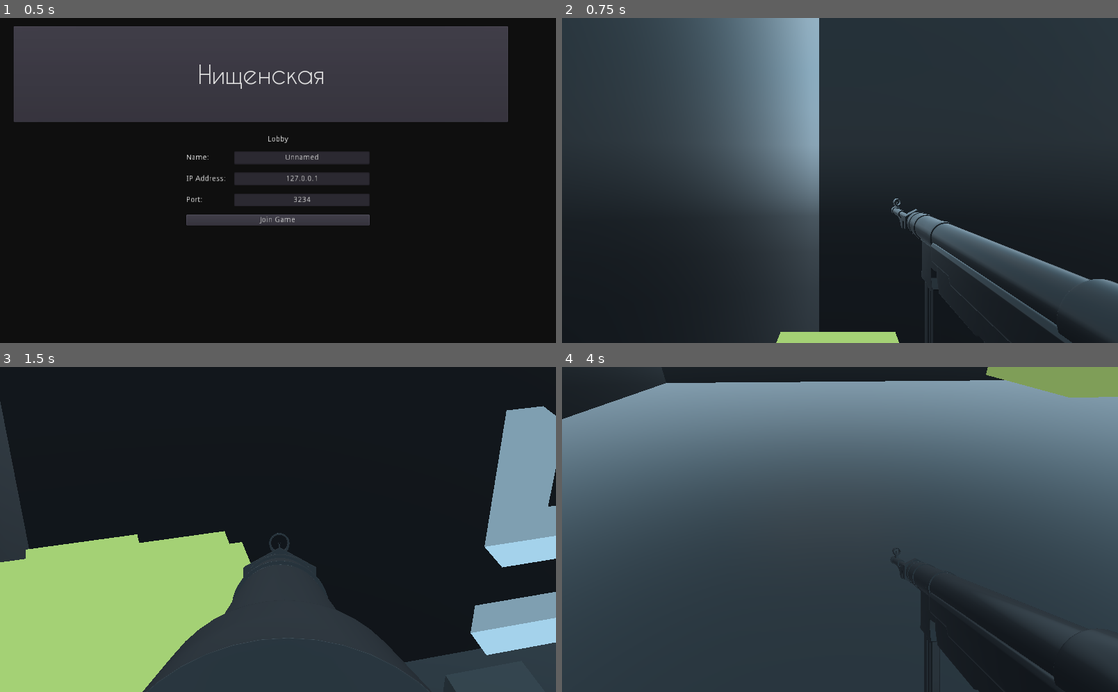
Above: before the commit, frames 1-4 (two rows, left to right).
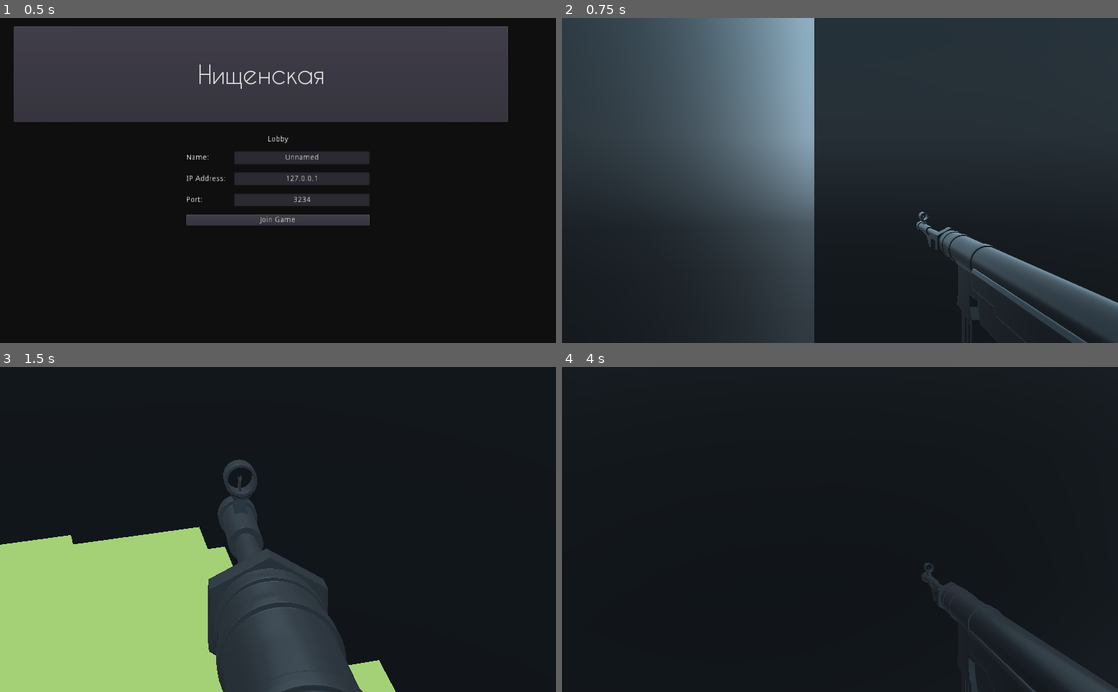
Above: after the commit, the same moments.

Repository: mogilyoy/wb_ozn_fight
Game: Godot game, scene res://lobby/lobby.tscn
Two runs of this game, one before a commit and one after it. Both use one fixed random seed, a clock stepped at 60 frames per second and the inputs below.
Inputs (mouse positions are in pixels of both pictures, inside the frame that each line leads up to):
- Up to frame 1 (0.5 s): no input
- Up to frame 2 (0.75 s): click "Нищенская" at 0.5 s
- Up to frame 3 (1.5 s): tap Enter at 1.25 s; move the mouse to (305, 529) at 1.27 s; hold W (move_forward) from 1.28 s (still down); hold Right mouse button (aim) from 1.28 s (still down)
- Up to frame 4 (4 s): keep holding W (move_forward); tap Space (jump) at 1.52, 1.82, 2.27, 2.57, 3.05, 3.6, 3.77 s; click (867, 529) at 1.55 s; move the mouse to (812, 529) at 2.02 s; release Right mouse button (aim) at 2.03 s; click (812, 529) at 2.1 s; tap Shift (speed, bound only after the commit) at 2.3 s; move the mouse to (851, 523) at 2.77 s; hold Shift (speed, bound only after the commit) 2.78-3.53 s; move the mouse to (834, 536) at 3.52 s; right-click (834, 536) at 3.8 s

Frame 1 is identical in both runs. In frame 2, 4.3% of the frame differs, in the area x 38-100%, y 0-100%; in frame 3, 19%; in frame 4, 90%, in the area x 0-100%, y 0-100%.

Commit message:
мелкий визуал
анимации движения, оружия

Diff:
--- a/Game Client/Scens/BadGuy.tscn
+++ b/Game Client/Scens/BadGuy.tscn
@@ -3,8 +3,7 @@
 [ext_resource path="res://Scripts/BadGuy.gd" type="Script" id=1]
 [ext_resource path="res://Scens/GGirl.tscn" type="PackedScene" id=2]
 
-[sub_resource type="CapsuleShape" id=3]
-height = 1.7211
+[sub_resource type="BoxShape" id=1]
 
 [node name="BadGuy" type="KinematicBody" groups=["Enemy"]]
 transform = Transform( 1, 0, 0, 0, 1, 0, 0, 0, 1, 0, 0.352001, 0 )
@@ -13,5 +12,5 @@
 [node name="GGirl" parent="." instance=ExtResource( 2 )]
 
 [node name="CollisionShape" type="CollisionShape" parent="."]
-transform = Transform( 0.718134, 0, 0, 0, -5.12255e-08, 1.1719, 0, -0.467907, -2.04528e-08, 0, 1.87777, -0.0537901 )
-shape = SubResource( 3 )
+transform = Transform( 0.866454, 0, 0, 0, 2.17933, 0, 0, 0, 0.597844, 0, 1.78645, 0 )
+shape = SubResource( 1 )
--- /dev/null
+++ b/Game Client/Scens/Hand.gd
@@ -0,0 +1,27 @@
+extends Spatial
+
+export var sway_left: Vector3
+export var sway_right: Vector3
+export var sway_normal: Vector3
+
+var mouseMov
+var sway_threshold = 7
+var sway_lerp = 1
+
+func _input(event):
+	if event is InputEventMouseMotion:
+		mouseMov = event.relative.x
+
+func _process(delta):
+	if mouseMov != null:
+		if mouseMov < sway_threshold:
+			rotation = rotation.linear_interpolate(sway_left, sway_lerp*delta)
+			#print(rotation, rotation.linear_interpolate(sway_left, sway_lerp*delta))
+		elif mouseMov > -sway_threshold:
+			rotation = rotation.linear_interpolate(sway_right, sway_lerp*delta)
+		else:
+			rotation = rotation.linear_interpolate(sway_normal, sway_lerp*delta)
+
+
+func _ready():
+	pass
--- /dev/null
+++ b/Game Client/Scens/Hand.tscn
@@ -0,0 +1,7 @@
+[gd_scene load_steps=2 format=2]
+
+[ext_resource path="res://Scens/ПУШКА.tscn" type="PackedScene" id=1]
+
+[node name="Hand" type="Spatial"]
+
+[node name="mp40(треугольнички)" parent="." instance=ExtResource( 1 )]
--- a/Game Client/Scens/Player1_test.tscn
+++ b/Game Client/Scens/Player1_test.tscn
@@ -1,11 +1,43 @@
-[gd_scene load_steps=4 format=2]
+[gd_scene load_steps=7 format=2]
 
 [ext_resource path="res://Scripts/Player1_test.gd" type="Script" id=1]
 [ext_resource path="res://Scens/ПУШКА.tscn" type="PackedScene" id=2]
+[ext_resource path="res://Scripts/camera.gd" type="Script" id=3]
 
 [sub_resource type="CapsuleShape" id=1]
 radius = 0.5
 height = 1.5
+
+[sub_resource type="Animation" id=2]
+length = 0.001
+tracks/0/type = "value"
+tracks/0/path = NodePath(".:translation")
+tracks/0/interp = 1
+tracks/0/loop_wrap = true
+tracks/0/imported = false
+tracks/0/enabled = true
+tracks/0/keys = {
+"times": PoolRealArray( 0 ),
+"transitions": PoolRealArray( 1 ),
+"update": 0,
+"values": [ Vector3( 0, 2.30123, 0 ) ]
+}
+
+[sub_resource type="Animation" id=3]
+resource_name = "КАЧАЕТ"
+length = 0.3
+tracks/0/type = "value"
+tracks/0/path = NodePath(".:translation")
+tracks/0/interp = 1
+tracks/0/loop_wrap = true
+tracks/0/imported = false
+tracks/0/enabled = true
+tracks/0/keys = {
+"times": PoolRealArray( 0, 0.210801, 0.3 ),
+"transitions": PoolRealArray( 1, 1, 1 ),
+"update": 0,
+"values": [ Vector3( 0, 2.30123, 0 ), Vector3( 0, 2.227, 0 ), Vector3( 0, 2.30123, 0 ) ]
+}
 
 [node name="KinematicBody" type="KinematicBody"]
 script = ExtResource( 1 )
@@ -17,15 +49,20 @@
 [node name="Camera" type="Camera" parent="."]
 transform = Transform( 1, 0, 0, 0, 1, 0, 0, 0, 1, 0, 2.30123, 0 )
 current = true
-fov = 60.0
-
-[node name="mp40" parent="Camera" instance=ExtResource( 2 )]
-transform = Transform( -1.32141e-08, 0, 0.302303, 0, 0.302303, 0, -0.302303, 0, -1.32141e-08, 0.292, -0.366, -0.788 )
-default_positon = Vector3( 0.292, -0.366, -0.788 )
-ads_positon = Vector3( 0, -0.278, -0.75 )
+fov = 50.0
+script = ExtResource( 3 )
 
 [node name="RayCast" type="RayCast" parent="Camera"]
 enabled = true
 cast_to = Vector3( 0, 0, -1000 )
 
+[node name="mp40" parent="Camera" instance=ExtResource( 2 )]
+transform = Transform( -1.32141e-08, 0, 0.302303, 0, 0.302303, 0, -0.302303, 0, -1.32141e-08, 0.292, -0.366, -0.788 )
+default_positon = Vector3( 0.292, -0.366, -0.788 )
+ads_positon = Vector3( 0, -0.259, -0.652 )
+
+[node name="AnimationPlayer" type="AnimationPlayer" parent="Camera"]
+anims/RESET = SubResource( 2 )
+"anims/КАЧАЕТ" = SubResource( 3 )
+
 [node name="Position3D" type="Position3D" parent="."]
--- a/Game Client/Scens/ПУШКА.tscn
+++ b/Game Client/Scens/ПУШКА.tscn
@@ -68,6 +68,37 @@
 "values": [ false ]
 }
 
+[sub_resource type="Animation" id=6]
+resource_name = "Бег"
+length = 0.8
+tracks/0/type = "value"
+tracks/0/path = NodePath("Plane:rotation_degrees")
+tracks/0/interp = 1
+tracks/0/loop_wrap = true
+tracks/0/imported = false
+tracks/0/enabled = true
+tracks/0/keys = {
+"times": PoolRealArray( 0, 0.2, 0.4, 0.6, 0.8 ),
+"transitions": PoolRealArray( 1, 1, 1, 1, 1 ),
+"update": 0,
+"values": [ Vector3( -20, 20, 60 ), Vector3( -20.597, 19.157, 62.589 ), Vector3( -20, 20, 60 ), Vector3( -20.597, 19.157, 62.589 ), Vector3( -20, 20, 60 ) ]
+}
+tracks/1/type = "value"
+tracks/1/path = NodePath("Plane:translation")
+tracks/1/interp = 1
+tracks/1/loop_wrap = true
+tracks/1/imported = false
+tracks/1/enabled = true
+tracks/1/keys = {
+"times": PoolRealArray( 0, 0.2, 0.4, 0.6, 0.8 ),
+"transitions": PoolRealArray( 1, 1, 1, 1, 1 ),
+"update": 0,
+"values": [ Vector3( -1.851, -0.866, 0 ), Vector3( -1.822, -0.084, 0 ), Vector3( -1.851, -0.866, 0 ), Vector3( -1.822, -0.084, 0 ), Vector3( -1.851, -0.866, 0 ) ]
+}
+
+[sub_resource type="Animation" id=7]
+resource_name = "Дымок"
+
 [sub_resource type="Animation" id=2]
 resource_name = "Отдача"
 length = 0.5
@@ -79,10 +110,10 @@
 tracks/0/imported = false
 tracks/0/enabled = true
 tracks/0/keys = {
-"times": PoolRealArray( 0, 0.06, 0.14 ),
-"transitions": PoolRealArray( 1, 1, 1 ),
-"update": 0,
-"values": [ Vector3( -1.44386, 0.613005, 0 ), Vector3( -2, 0.613, 0 ), Vector3( -1.444, 0.613, 0 ) ]
+"times": PoolRealArray( 0, 0.05, 0.31 ),
+"transitions": PoolRealArray( 1, 2.07053, 0.812252 ),
+"update": 0,
+"values": [ Vector3( -1.44386, 0.613005, 0 ), Vector3( -2.515, 0.639, 0 ), Vector3( -1.444, 0.613, 0 ) ]
 }
 tracks/1/type = "value"
 tracks/1/path = NodePath("Plane:rotation_degrees")
@@ -91,10 +122,10 @@
 tracks/1/imported = false
 tracks/1/enabled = true
 tracks/1/keys = {
-"times": PoolRealArray( 0, 0.06, 0.14 ),
-"transitions": PoolRealArray( 1, 1, 1 ),
-"update": 0,
-"values": [ Vector3( 0, 0, 0 ), Vector3( 0, 0, 7.176 ), Vector3( 0, 0, 0 ) ]
+"times": PoolRealArray( 0, 0.05, 0.31 ),
+"transitions": PoolRealArray( 1, 1.93187, 0.63728 ),
+"update": 0,
+"values": [ Vector3( 0, 0, 0 ), Vector3( 0, 0, 2.203 ), Vector3( 0, 0, 0 ) ]
 }
 tracks/2/type = "value"
 tracks/2/path = NodePath("BAX:playing")
@@ -121,6 +152,34 @@
 "values": [ true ]
 }
 
+[sub_resource type="Animation" id=5]
+resource_name = "Шаг"
+length = 0.4
+tracks/0/type = "value"
+tracks/0/path = NodePath("Plane:translation")
+tracks/0/interp = 1
+tracks/0/loop_wrap = true
+tracks/0/imported = false
+tracks/0/enabled = true
+tracks/0/keys = {
+"times": PoolRealArray( 0, 0.2, 0.4 ),
+"transitions": PoolRealArray( 1, 1, 1 ),
+"update": 0,
+"values": [ Vector3( -1.44386, 0.613005, 0 ), Vector3( -1.444, 0.55, 0 ), Vector3( -1.44386, 0.613005, 0 ) ]
+}
+tracks/1/type = "value"
+tracks/1/path = NodePath("Plane:rotation_degrees")
+tracks/1/interp = 1
+tracks/1/loop_wrap = true
+tracks/1/imported = false
+tracks/1/enabled = true
+tracks/1/keys = {
+"times": PoolRealArray( 0, 0.2, 0.4 ),
+"transitions": PoolRealArray( 1, 1, 1 ),
+"update": 0,
+"values": [ Vector3( 0, 0, 0 ), Vector3( 0, 0, -0.02 ), Vector3( 0, 0, 0 ) ]
+}
+
 [sub_resource type="ParticlesMaterial" id=3]
 lifetime_randomness = 0.31
 gravity = Vector3( 200, 0, 0 )
@@ -131,17 +190,21 @@
 height = 3.0
 
 [node name="mp40(треугольнички)" instance=ExtResource( 1 )]
+transform = Transform( -4.37114e-08, 0, 1, 0, 1, 0, -1, 0, -4.37114e-08, 0, 0, 0 )
 script = ExtResource( 3 )
 
 [node name="Plane" parent="." index="1"]
-transform = Transform( 1, 0, 0, 0, 1, 0, 0, 0, 1, -1.44386, 0.613005, 0 )
+transform = Transform( 0.796226, 0, 0, 0, 0.796226, 0, 0, 0, 0.796226, -1.44386, 0.613005, 0 )
 
 [node name="Anim" type="AnimationPlayer" parent="." index="2"]
 anims/RESET = SubResource( 1 )
+"anims/Бег" = SubResource( 6 )
+"anims/Дымок" = SubResource( 7 )
 "anims/Отдача" = SubResource( 2 )
+"anims/Шаг" = SubResource( 5 )
 
 [node name="Particles" type="Particles" parent="." index="3"]
-transform = Transform( -1.66103e-09, 0.038, 0, -0.038, -1.66103e-09, 0, 0, 0, 0.038, -2.25443, 0.787164, -0.0135415 )
+transform = Transform( -1.66103e-09, 0.038, 0, -0.038, -1.66103e-09, 0, 0, 0, 0.038, -1.22034, 0.787164, -0.0135415 )
 emitting = false
 amount = 1
 lifetime = 0.3
--- a/Game Client/Scens/Пуля дура.tscn
+++ b/Game Client/Scens/Пуля дура.tscn
@@ -22,7 +22,7 @@
 
 [node name="Bullet" type="RigidBody"]
 collision_layer = 0
-gravity_scale = 0.5
+mass = 0.3
 contacts_reported = 2
 script = ExtResource( 1 )
 
@@ -30,6 +30,7 @@
 one_shot = true
 
 [node name="CollisionShape" type="CollisionShape" parent="."]
+transform = Transform( 2.84326, 0, 0, 0, 2.84326, 0, 0, 0, 2.84326, 0, 0, 0 )
 shape = SubResource( 1 )
 
 [node name="MeshInstance" type="MeshInstance" parent="."]
@@ -41,6 +42,7 @@
 collision_layer = 0
 
 [node name="CollisionShape" type="CollisionShape" parent="Area"]
+transform = Transform( 1.25378, 0, 0, 0, 1.25378, 0, 0, 0, 1.25378, 0, 0, 0.0069675 )
 shape = SubResource( 4 )
 
 [connection signal="timeout" from="Timer" to="." method="_on_Timer_timeout"]
--- a/Game Client/Scens/Сцена нищих тестов.tscn
+++ b/Game Client/Scens/Сцена нищих тестов.tscn
@@ -18,7 +18,7 @@
 transform = Transform( 1.05968, 0, 0, 0, 1.05968, 0, 0, 0, 1.05968, 0, 0, 0 )
 
 [node name="MeshInstance" type="MeshInstance" parent="."]
-transform = Transform( 12.3307, 0, 0, 0, 12.3307, 0, 0, 0, 12.3307, 0, 0, 0 )
+transform = Transform( 62.9302, 0, 0, 0, 62.9302, 0, 0, 0, 62.9302, 0, 0, 0 )
 mesh = SubResource( 1 )
 skin = SubResource( 3 )
 material/0 = null
@@ -26,7 +26,7 @@
 [node name="StaticBody" type="StaticBody" parent="MeshInstance"]
 
 [node name="CollisionShape" type="CollisionShape" parent="MeshInstance/StaticBody"]
-transform = Transform( 1, 0, 0, 0, -0.00859702, 0, 0, 0, 1, 0, 0, 0 )
+transform = Transform( 1.01202, 0, 0, 0, -0.00870032, 0, 0, 0, 1.01202, 0, 0, 0 )
 shape = SubResource( 2 )
 
 [node name="Camera" type="Camera" parent="."]
--- a/Game Client/Scripts/BadGuy.gd
+++ b/Game Client/Scripts/BadGuy.gd
@@ -5,7 +5,7 @@
 
 var vel: Vector3 = Vector3()  # вектор скорости челикса
 var gravity: float = 20.0
-var health = 200
+var health = 100
 
 
 # Called when the node enters the scene tree for the first time.
--- a/Game Client/Scripts/Bullet.gd
+++ b/Game Client/Scripts/Bullet.gd
@@ -1,7 +1,7 @@
 extends RigidBody
 
 const damage = 500
-const speed = 300
+const speed = 200
 
 func _ready():
 	set_as_toplevel(true)
@@ -20,8 +20,5 @@
 	else:
 		queue_free()
 
-
-
-
 func _on_Timer_timeout():
 	queue_free()
--- a/Game Client/Scripts/Player1_test.gd
+++ b/Game Client/Scripts/Player1_test.gd
@@ -5,9 +5,9 @@
 var maxHp: int = 10
 
 # physics
-var moveSpeed: float = 13.0  # скорость игрока
-var jumpForse: float = 100.0  # сила прыжка
-var gravity: float = 200.0  # сила гравитации
+var moveSpeed: float = 10.0  # скорость игрока
+var jumpForse: float = 50.0  # сила прыжка
+var gravity: float = 98  # сила гравитации
 
 # cam look
 var minLookAngle: float = -90.0  # ограничение на опускание камеры
@@ -17,17 +17,20 @@
 # vectors
 var vel: Vector3 = Vector3()  # вектор скорости челикса
 var mouseDelta: Vector2 = Vector2() #  чтобы следить насколько у нас сместилась мышь на новом фрейме
-
+var mag = 30
 # components
 onready var camera: Camera = get_node("Camera")  # положение камеры
 # в этой функции мы пропишем лок курсора по центру и спрячем курсор
 # оружие
 onready var gun = $Camera/mp40
+onready var gun_anim = $Camera/mp40/Anim
 # прицел оружия
 onready var raycast = $Camera/RayCast
+onready var camera_animation = $Camera/AnimationPlayer
 
+const damage = 500
 
-var fv = {'Default': 60, 'ADS': 22}
+var fv = {'Default': 50, 'ADS': 15}
 const ADS_LERP = 20
 
 
@@ -44,11 +47,21 @@
 	# ресет только х и z скорости чтобы прыгать можно было
 	vel.x = 0
 	vel.z = 0
-
+	lookSensitivity = 10
+	moveSpeed = 13
 	# теперь нужно чекать нажатия на кнопки wasd чтобы изменять скорость
 	var input = Vector2()
 	if Input.is_action_pressed("move_forward"):
 		input.y -= 1  # типа побежали вперед
+		if camera_animation.is_playing():
+			pass
+		else:
+			camera_animation.play("КАЧАЕТ")
+	if Input.is_action_just_released("move_forward"):
+		if camera_animation.is_playing():
+			pass
+		else:
+			camera_animation.stop()
 	if Input.is_action_pressed("move_backward"):
 		input.y += 1   # типа побежали назад
 	if Input.is_action_pressed("move_left"):
@@ -83,14 +96,28 @@
 
 	if Input.is_action_pressed("aim"):
 		camera.fov = lerp(camera.fov, fv['ADS'], ADS_LERP * delta)
+		lookSensitivity = 5
 	else:
 		camera.fov = lerp(camera.fov, fv['Default'], ADS_LERP * delta)
-	if Input.is_action_pressed("shoot"):
-		print('пиу')
-		gun.ShootGun()
-		var spam = chel.rotation_degrees.x
-		#camera.rotation_degrees.x = lerp(camera.rotation_degrees.x, camera.rotation_degrees.x + 4, 1.5)
-		#chel.rotation_degrees.y = lerp(chel.rotation_degrees.y, chel.rotation_degrees.y + rand_range(-2, 2), rand_range(-2, 2))
+	if Input.is_action_just_pressed("shoot"):
+		if mag > 0:
+			if raycast.is_colliding():
+				var body = raycast.get_collider()
+				if body.is_in_group('Enemy'):
+					body.health -= damage
+					mag -= 1
+				#animation.stop()
+				gun.GunAnimation()
+		camera.rotation_degrees.x = lerp(camera.rotation_degrees.x, camera.rotation_degrees.x + rand_range(1, 3), rand_range(7,10)*delta)
+		chel.rotation_degrees.y = lerp(chel.rotation_degrees.y, chel.rotation_degrees.y + rand_range(1,2), rand_range(2,3)*delta)
+
+	if Input.is_action_pressed("speed"):
+		vel.x = relativeDir.x * moveSpeed * 1.3
+		vel.z = relativeDir.z * moveSpeed * 1.3
+		vel = move_and_slide(vel, Vector3.UP)
+
+		# camera.rotation_degrees.x = lerp(camera.rotation_degrees.x, camera.rotation_degrees.x + 2, 0.5)
+		# chel.rotation_degrees.y = lerp(chel.rotation_degrees.y, chel.rotation_degrees.y + rand_range(-1, 1), rand_range(-1, 1))
 
 
 func _process(delta):
--- a/Game Client/Scripts/camera.gd
+++ b/Game Client/Scripts/camera.gd
@@ -1 +1,21 @@
 extends Camera
+
+onready var gun = $mp40
+
+var gun_original_rotation = Vector3.ZERO
+var relative_input = Vector2.ZERO
+
+func _ready():
+	gun_original_rotation = gun.rotation_degrees
+
+func _input(event):
+	if event is InputEventMouseMotion:
+		relative_input = event.relative
+
+func _process(delta):
+	var rot = Vector3(
+		gun_original_rotation.x,
+		gun_original_rotation.y + relative_input.x*0.1,
+		gun_original_rotation.z + relative_input.y*0.1)
+
+	gun.rotation_degrees = gun.rotation_degrees.linear_interpolate(rot, delta*4)
--- a/Game Client/Scripts/ПУШКА.gd
+++ b/Game Client/Scripts/ПУШКА.gd
@@ -1,6 +1,8 @@
 extends Spatial
 
 const ADS_LERP = 20
+const damage = 500
+const anim_speed = 1
 
 onready var animation = $Anim
 onready var sound = $BAX
@@ -8,13 +10,10 @@
 onready var raycast = $RayCast
 onready var bullet = preload("res://Scens/Пуля дура.tscn") # загружаем в игру пулю
 
-
 var mag = 30
 
 export var default_positon: Vector3
 export var ads_positon: Vector3
-
-var fv = {'Default': 38.5, 'ADS': 20}
 
 onready var timer = get_node("Timer")
 
@@ -24,25 +23,25 @@
 	pass
 
 func _physics_process(delta):
-
 	if Input.is_action_pressed("aim"):
 		transform.origin = transform.origin.linear_interpolate(ads_positon, ADS_LERP * delta)
 	else:
 		transform.origin = transform.origin.linear_interpolate(default_positon, ADS_LERP * delta)
 
+	if Input.is_action_pressed("move_forward"):
+		if animation.is_playing():
+			pass
+		else:
+			animation.play("Шаг")
+	if Input.is_action_just_released("move_forward"):
+		if animation.is_playing():
+			pass
+		else:
+			animation.stop()
+
 	if Input.is_action_just_pressed("reload"):
 		mag = 30
 
-func ShootGun():
-	# if mag > 0:
-		if raycast.is_colliding():
-			var b = bullet.instance()
-			muzzle.add_child(b)
-			b.look_at(raycast.get_collision_point(), Vector3.UP)
-			b.SHOOT()
-			mag -= 1
-			animation.stop()
-			animation.play("Отдача")
-
-func _on_Timer_timeout():
-	pass
+func GunAnimation():
+	animation.stop()
+	animation.play("Отдача")
--- a/Game Client/project.godot
+++ b/Game Client/project.godot
@@ -94,6 +94,11 @@
 "events": [ Object(InputEventKey,"resource_local_to_scene":false,"resource_name":"","device":0,"alt":false,"shift":false,"control":false,"meta":false,"command":false,"pressed":false,"scancode":0,"physical_scancode":82,"unicode":0,"echo":false,"script":null)
  ]
 }
+speed={
+"deadzone": 0.5,
+"events": [ Object(InputEventKey,"resource_local_to_scene":false,"resource_name":"","device":0,"alt":false,"shift":false,"control":false,"meta":false,"command":false,"pressed":false,"scancode":0,"physical_scancode":16777237,"unicode":0,"echo":false,"script":null)
+ ]
+}
 
 [physics]
 
Not shown: 1 places in Game Client/Scens/ПУШКА.tscn that only renumber resources
